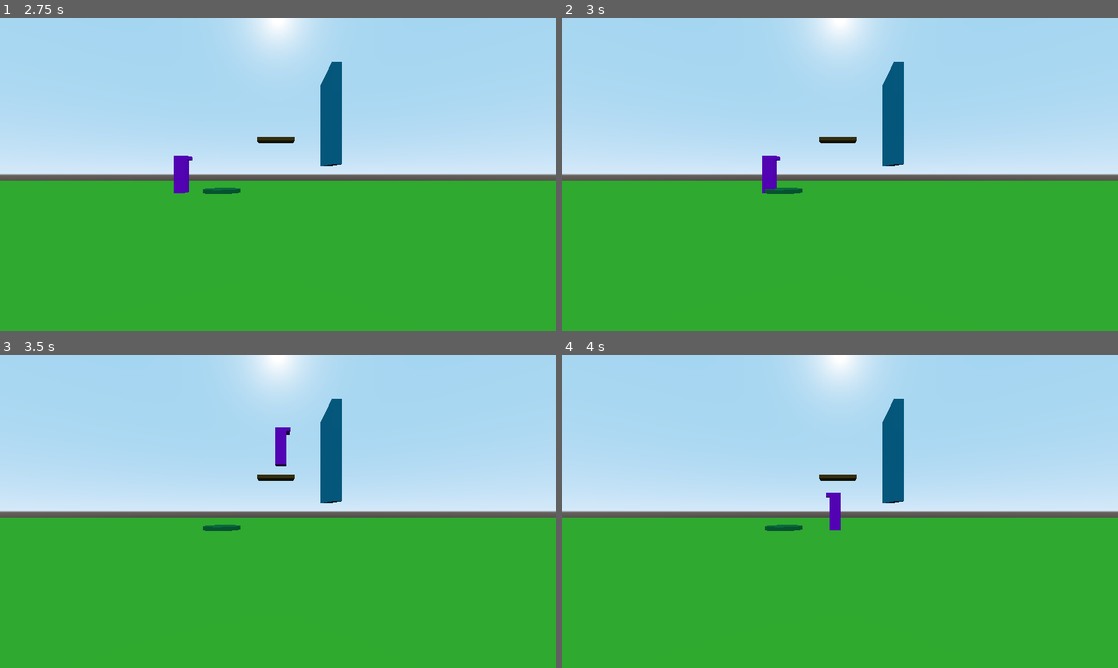
Above: before the commit, frames 1-4 (two rows, left to right).
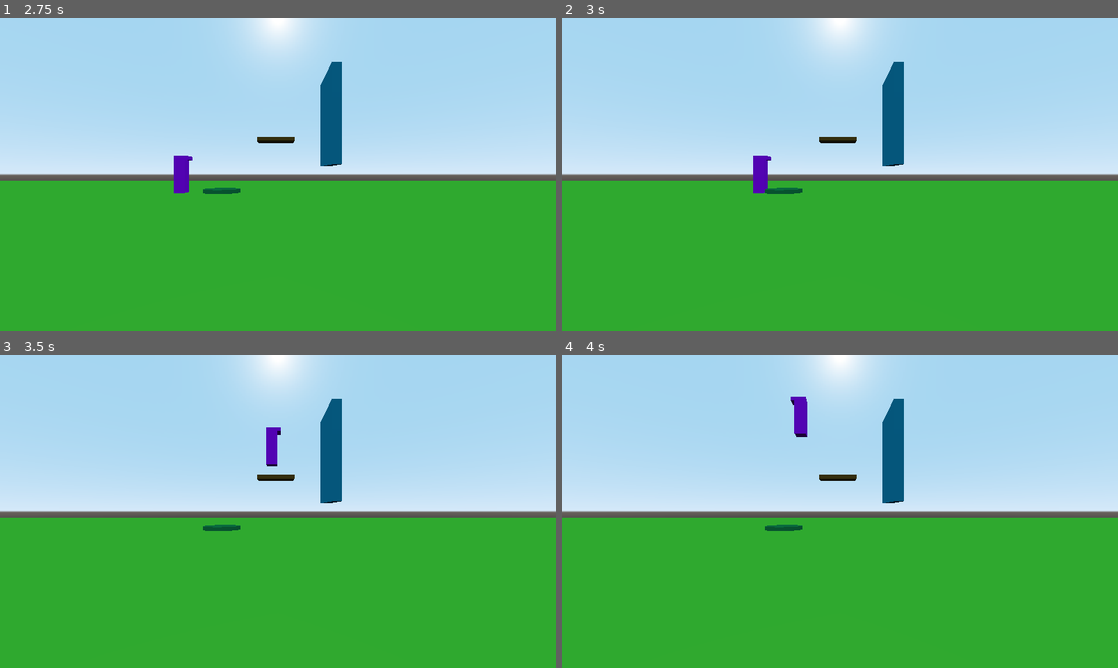
Above: after the commit, the same moments.

Repository: dsaltares/ludumdare-47
Game: Godot game, scene res://JayPlayground.tscn
Same seed, same stepped clock (60 frames per second), same inputs: the game is played once before the commit and once after it. This scene is started directly instead of the project's main scene. Sound files missing from this copy of the repository are replaced by a short silence.
Inputs:
- Up to frame 1 (2.75 s): hold D (move_right) 0.53-1.28 s; tap N (new_run) at 0.6, 2.1 s; tap Space (jump) at 0.77, 1.52 s; tap Enter at 1.25 s; hold A (move_left) 1.28-2.03 s; tap C (shake) at 1.35 s; hold D (move_right) from 2.03 s (still down)
- Up to frame 2 (3 s): keep holding D (move_right); tap C (shake) at 2.85 s
- Up to frame 3 (3.5 s): keep holding D (move_right); tap Space (jump) at 3.02 s
- Up to frame 4 (4 s): release D (move_right) at 3.53 s; hold A (move_left) from 3.53 s (still down); tap N (new_run) at 3.6 s; tap Space (jump) at 3.77 s

Frame 1 is identical in both runs. In frame 2, 0.4% of the frame differs, in the area x 34-40%, y 44-56%; in frame 3, 0.4%; in frame 4, 0.6%, in the area x 41-53%, y 13-56%.
Error in both runs: Invalid call. Nonexistent function 'new_run' in base 'Spatial (GhostManager.gd)'. (res://David/DavidPlayground.gd:21)

Commit message:
fix issues with button and loop trigger

Diff:
--- a/game/Environment/PressurePlate.gd
+++ b/game/Environment/Button.gd
@@ -2,6 +2,8 @@
 
 signal pressure_plate_activated
 signal pressure_plate_deactivated
+
+var body_count := 0
 
 # Called when the node enters the scene tree for the first time.
 func _ready():
@@ -12,9 +14,15 @@
 #	print(translation)
 
 func _on_Area_body_entered(body):
-	$AnimationPlayer.play("Activation")
-	emit_signal("pressure_plate_activated")
+	body_count += 1
+
+	if body_count == 1:
+		$AnimationPlayer.play("Activation")
+		emit_signal("pressure_plate_activated")
 
 func _on_Area_body_exited(body):
-	$AnimationPlayer.play_backwards("Activation")
-	emit_signal("pressure_plate_deactivated")
+	body_count -= 1
+
+	if body_count == 0:
+		$AnimationPlayer.play_backwards("Activation")
+		emit_signal("pressure_plate_deactivated")
--- a/game/Environment/PressurePlate.tscn
+++ b/game/Environment/Button.tscn
@@ -1,10 +1,9 @@
 [gd_scene load_steps=7 format=2]
 
-[ext_resource path="res://Environment/PressurePlate.gd" type="Script" id=1]
+[ext_resource path="res://Environment/Button.gd" type="Script" id=1]
 
 [sub_resource type="CylinderShape" id=1]
-radius = 0.5
-height = 0.15
+height = 0.25
 
 [sub_resource type="CylinderMesh" id=2]
 height = 0.25
@@ -13,7 +12,6 @@
 albedo_color = Color( 0.0431373, 0.501961, 0.254902, 1 )
 
 [sub_resource type="CylinderShape" id=4]
-radius = 0.5
 height = 0.65
 
 [sub_resource type="Animation" id=5]
@@ -46,7 +44,6 @@
 collision_mask = 6
 
 [node name="CollisionShape" type="CollisionShape" parent="Area"]
-transform = Transform( 1, 0, 0, 0, 1, 0, 0, 0, 1, 0, -0.075, 0 )
 shape = SubResource( 4 )
 
 [node name="AnimationPlayer" type="AnimationPlayer" parent="."]
--- a/game/JayPlayground.tscn
+++ b/game/JayPlayground.tscn
@@ -2,10 +2,11 @@
 
 [ext_resource path="res://Environment/Ground.tscn" type="PackedScene" id=1]
 [ext_resource path="res://Player/Player.tscn" type="PackedScene" id=2]
-[ext_resource path="res://Environment/PressurePlate.tscn" type="PackedScene" id=3]
+[ext_resource path="res://Environment/Button.tscn" type="PackedScene" id=3]
 [ext_resource path="res://David/DavidPlayground.gd" type="Script" id=4]
 [ext_resource path="res://Environment/Door.tscn" type="PackedScene" id=5]
 [ext_resource path="res://Environment/MovingPlatform.tscn" type="PackedScene" id=6]
+
 
 
 [node name="Root" type="Spatial"]
--- a/game/Level/Level.tscn
+++ b/game/Level/Level.tscn
@@ -1,7 +1,7 @@
 [gd_scene load_steps=13 format=2]
 
 [ext_resource path="res://Environment/Greybox.tscn" type="PackedScene" id=1]
-[ext_resource path="res://Environment/PressurePlate.tscn" type="PackedScene" id=2]
+[ext_resource path="res://Environment/Button.tscn" type="PackedScene" id=2]
 [ext_resource path="res://Level/LoopTrigger.tscn" type="PackedScene" id=3]
 [ext_resource path="res://Environment/MovingPlatform.tscn" type="PackedScene" id=4]
 [ext_resource path="res://Level/Level.gd" type="Script" id=5]
@@ -24,7 +24,7 @@
 script = ExtResource( 5 )
 
 [node name="Player" parent="." instance=ExtResource( 6 )]
-transform = Transform( 1, 0, 0, 0, 1, 0, 0, 0, 1, -45, 0, 0 )
+transform = Transform( 1, 0, 0, 0, 1, 0, 0, 0, 1, -46, 0.386, 0 )
 MAX_RUNNING_SPEED = 15.0
 MAX_FALLING_SPEED = 25.0
 TIME_TO_MAX_SPEED = 0.25
@@ -98,13 +98,13 @@
 [node name="Key1" parent="Environment/Keys" instance=ExtResource( 8 )]
 transform = Transform( 1, 0, 0, 0, 1, 0, 0, 0, 1, 44, 9.5, 0 )
 
-[node name="LoopTrigger" parent="." instance=ExtResource( 3 )]
-transform = Transform( 1, 0, 0, 0, 1, 0, 0, 0, 1, 46, 0, 0 )
-
 [node name="LoopTimer" type="Timer" parent="."]
 wait_time = 60.0
 one_shot = true
 autostart = true
+
+[node name="LoopTrigger" parent="." instance=ExtResource( 3 )]
+transform = Transform( 1, 0, 0, 0, 1, 0, 0, 0, 1, 45, 0, 0 )
 [connection signal="pressure_plate_activated" from="Environment/ButtonPlatform1" to="Environment/Platform1" method="_on_pressure_plate_activated"]
 [connection signal="pressure_plate_deactivated" from="Environment/ButtonPlatform1" to="Environment/Platform1" method="_on_pressure_plate_deactivated"]
 [connection signal="pressure_plate_activated" from="Environment/ButtonDoor1" to="Environment/Door1" method="_on_pressure_plate_activated"]
--- a/game/Level/LoopTrigger.gd
+++ b/game/Level/LoopTrigger.gd
@@ -7,6 +7,7 @@
 	connect("body_entered", self, "on_body_entered")
 
 func on_body_entered(node : Node) -> void:
+	print("restarting loop")
 	if node.is_in_group("player"):
 		emit_signal("player_entered")
 
--- a/game/Level/LoopTrigger.tscn
+++ b/game/Level/LoopTrigger.tscn
@@ -3,7 +3,7 @@
 [ext_resource path="res://Level/LoopTrigger.gd" type="Script" id=1]
 
 [sub_resource type="BoxShape" id=1]
-extents = Vector3( 2, 10, 10 )
+extents = Vector3( 3, 5, 3 )
 
 [node name="LoopTrigger" type="Area"]
 collision_layer = 8
@@ -11,5 +11,4 @@
 script = ExtResource( 1 )
 
 [node name="CollisionShape" type="CollisionShape" parent="."]
-transform = Transform( 1, 0, 0, 0, 1, 0, 0, 0, 1, 0, 10, 0 )
 shape = SubResource( 1 )
